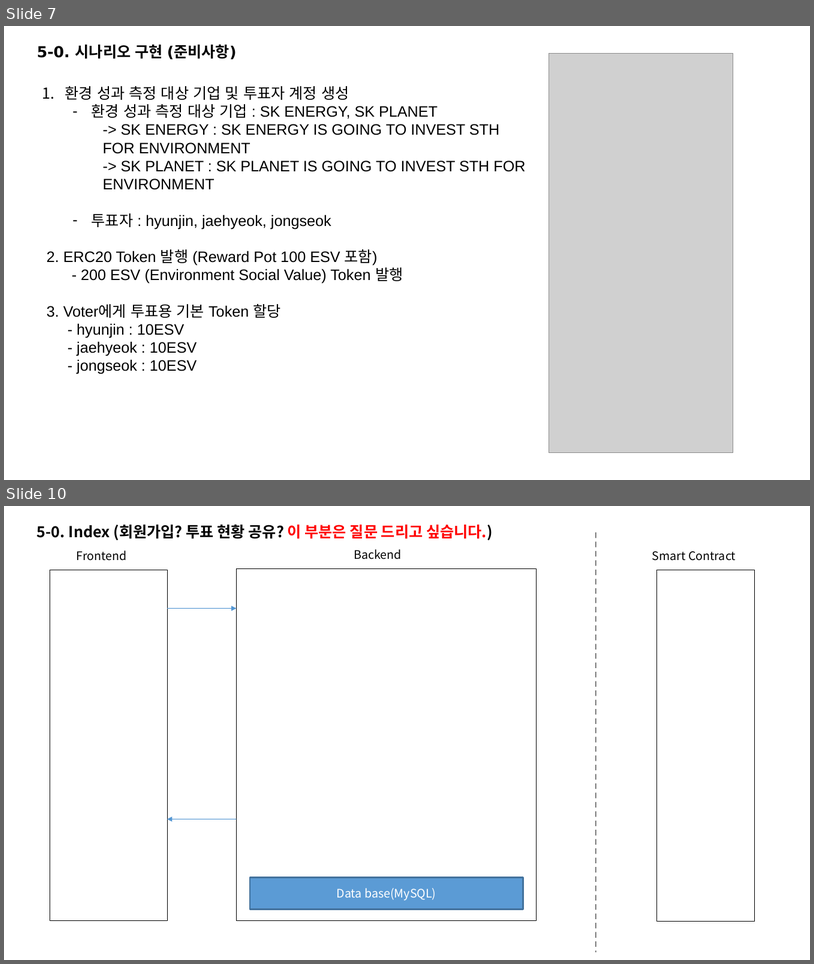
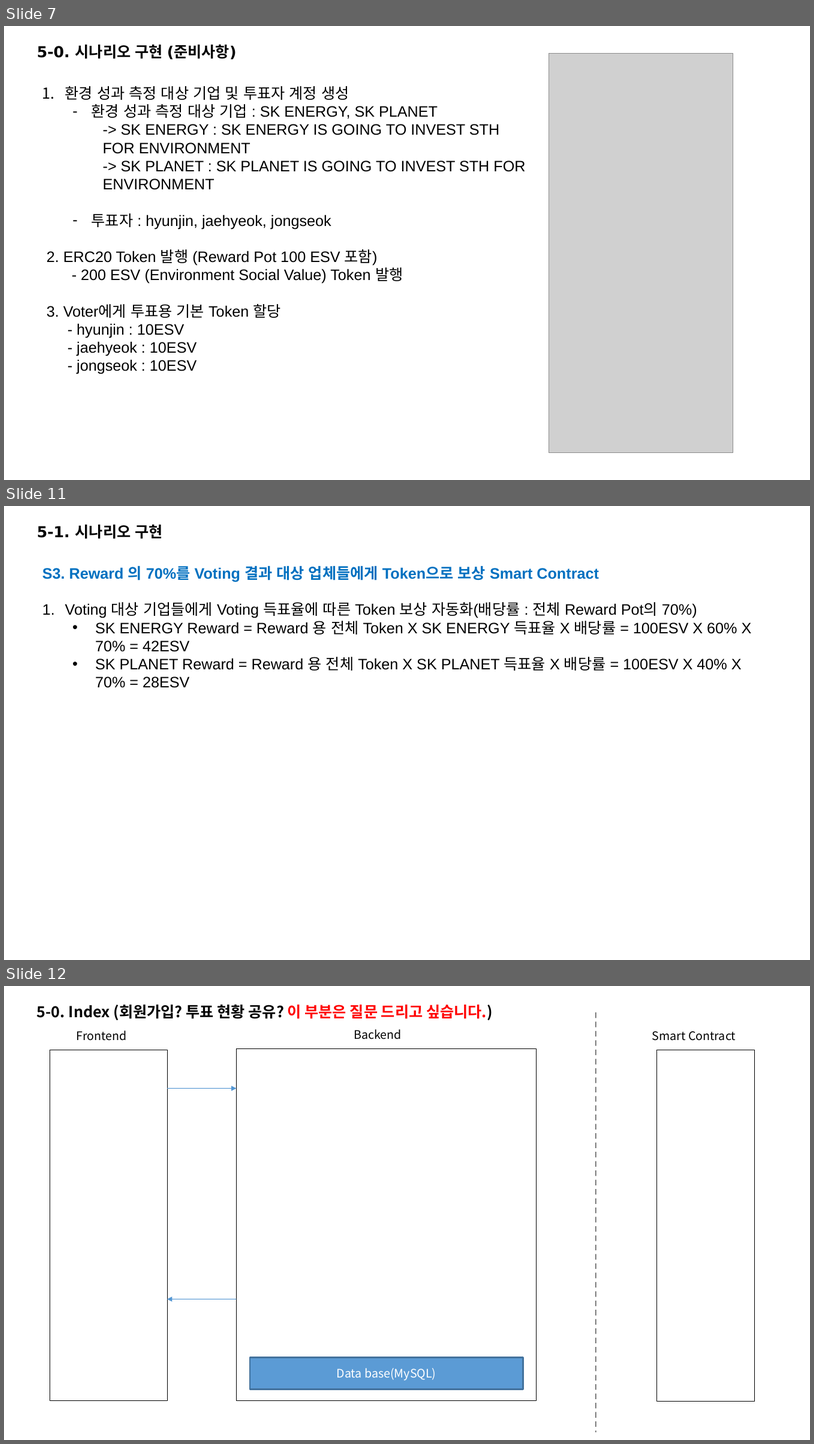
Before and after one commit to ro0opf/blockchain-jdp, a slide deck: blockchain_archi_v3.1.pptx. Shown one above the other, each under a label of ours: slides 7 and 10 before the commit, slides 7, 11 and 12 after it; the slides between them are not shown. The pictures are 814x964 and 814x1444 pixels, drawn with LibreOffice and Linux fonts; fonts in the diff are those of the drawing; grey boxes stand for pictures. Boxes give left, top, right and bottom in pixels: in the first picture for what was removed or moved away, otherwise in the second. Text is boxed around its words. In the diff, an @@ line names an element or a change of style, - is before the commit and + after.

```diff
--- a/blockchain_archi_v3.1.pptx
+++ b/blockchain_archi_v3.1.pptx
@@ slide 11 added at [4, 506, 810, 960], background #FFFFFF @@
@@ text added at [37, 524, 162, 539], 18 pt, text #000000, bold @@
+5-1. 시나리오 구현
@@ text added at [42, 566, 752, 688], 18 pt, text #000000 @@
+S3. Reward 의 70%를 Voting 결과 대상 업체들에게 Token으로 보상 Smart Contract
+1. Voting 대상 기업들에게 Voting 득표율에 따른 Token 보상 자동화(배당률 : 전체 Reward Pot의 70%)
+  • SK ENERGY Reward = Reward 용 전체 Token X SK ENERGY 득표율 X 배당률 = 100ESV X 60% X 70% = 42ESV
+  • SK PLANET Reward = Reward 용 전체 Token X SK PLANET 득표율 X 배당률 = 100ESV X 40% X 70% = 28ESV
@@ what was slide 10 is now slide 12 @@
```
Also in this commit, not shown: 2 slides changed, 1 other slide added.
